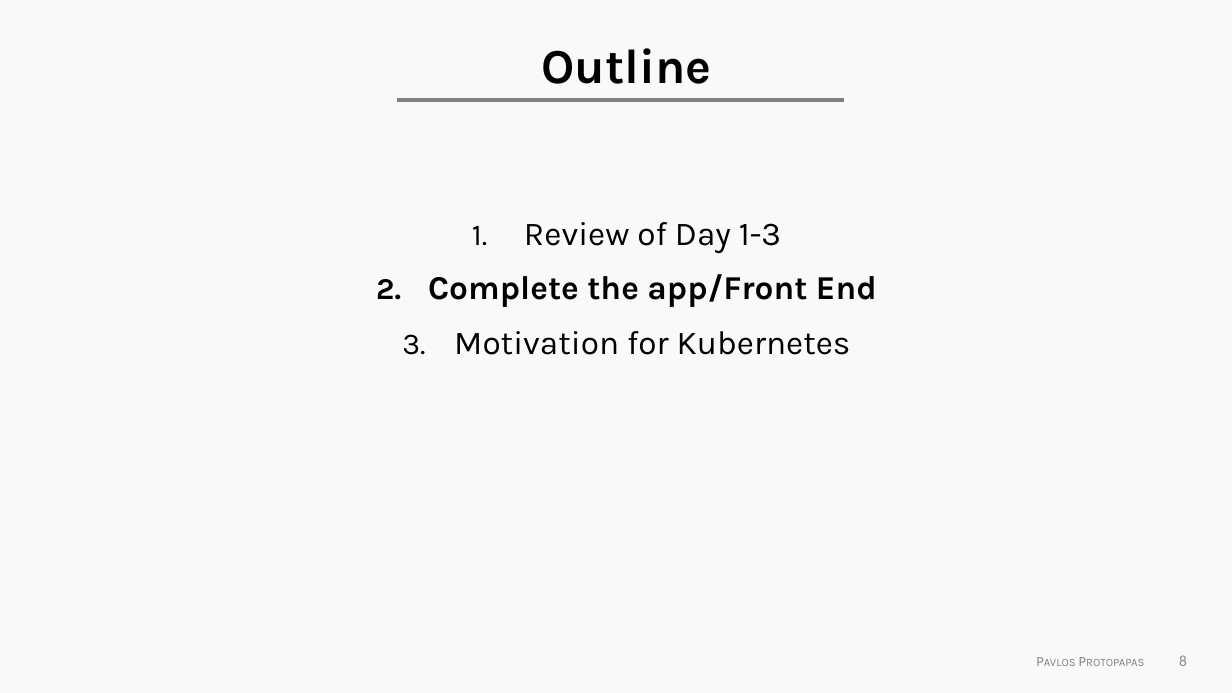
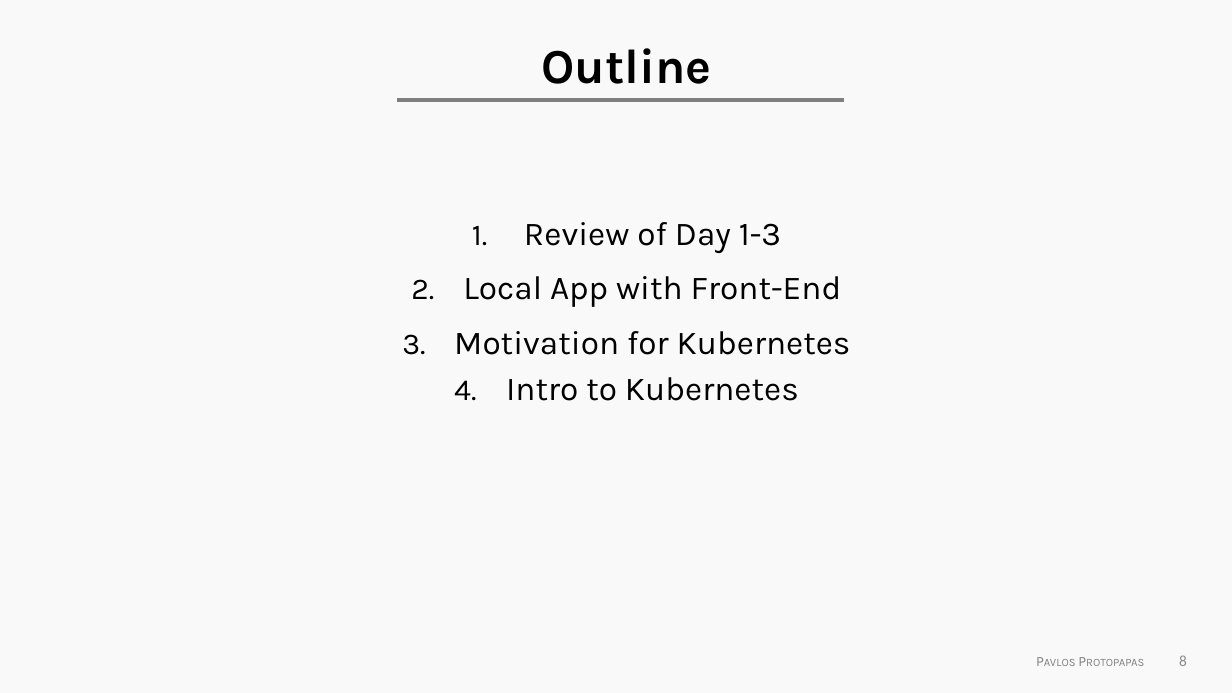
Before and after one commit to Harvard-IACS/2021-ComputeFest, a slide deck: slide 8 of Day 4/ComputeFest2021_Deployment.pptx. Drawn at 1232x693 pixels with LibreOffice and Linux fonts; fonts in the diff are those of the drawing; background and template pictures are left out. Boxes give left, top, right and bottom in pixels: in the first picture for what was removed or moved away, otherwise in the second. Text is boxed around its words. In the diff, an @@ line names an element or a change of style, - is before the commit and + after.

```diff
--- a/Day 4/ComputeFest2021_Deployment.pptx
+++ b/Day 4/ComputeFest2021_Deployment.pptx
@@ text at (x1=463, y1=276, x2=842, y2=307): text changed; bold off @@
-2. Complete the app/Front End
+2. Local App with Front-End
@@ text at (x1=506, y1=377, x2=799, y2=401): paragraph added @@
+4. Intro to Kubernetes
```
Also in this commit, not shown: 5 other slides changed, 1 slide added, 1 other file.
